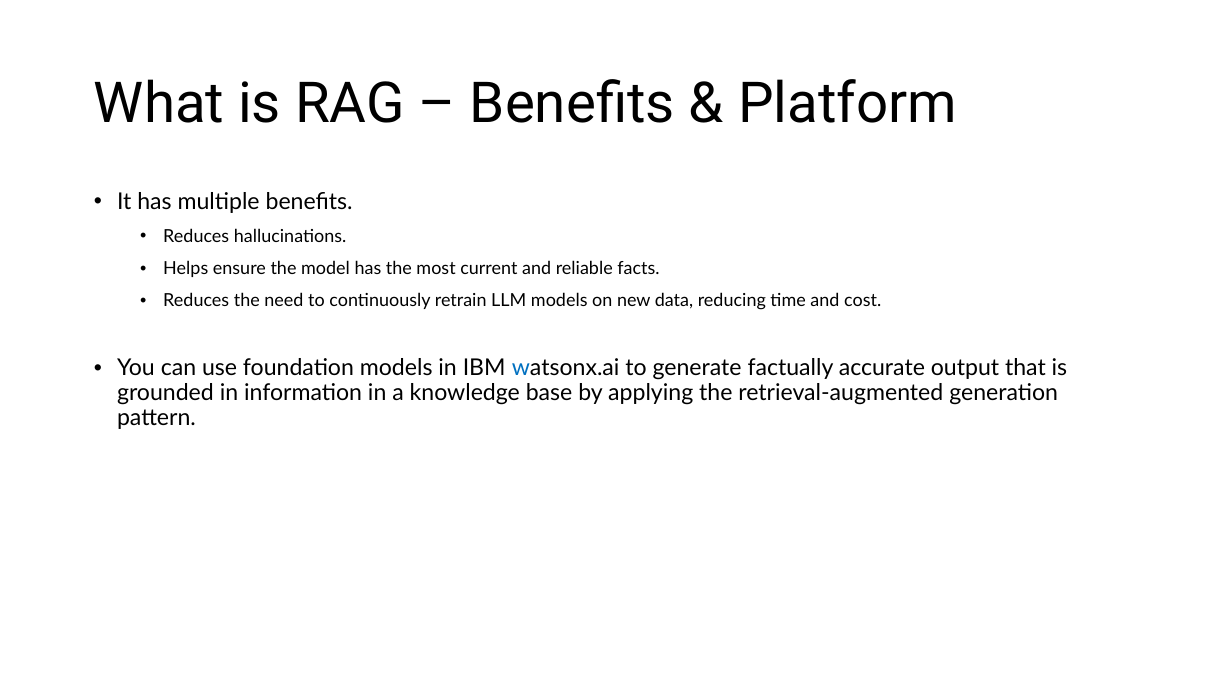
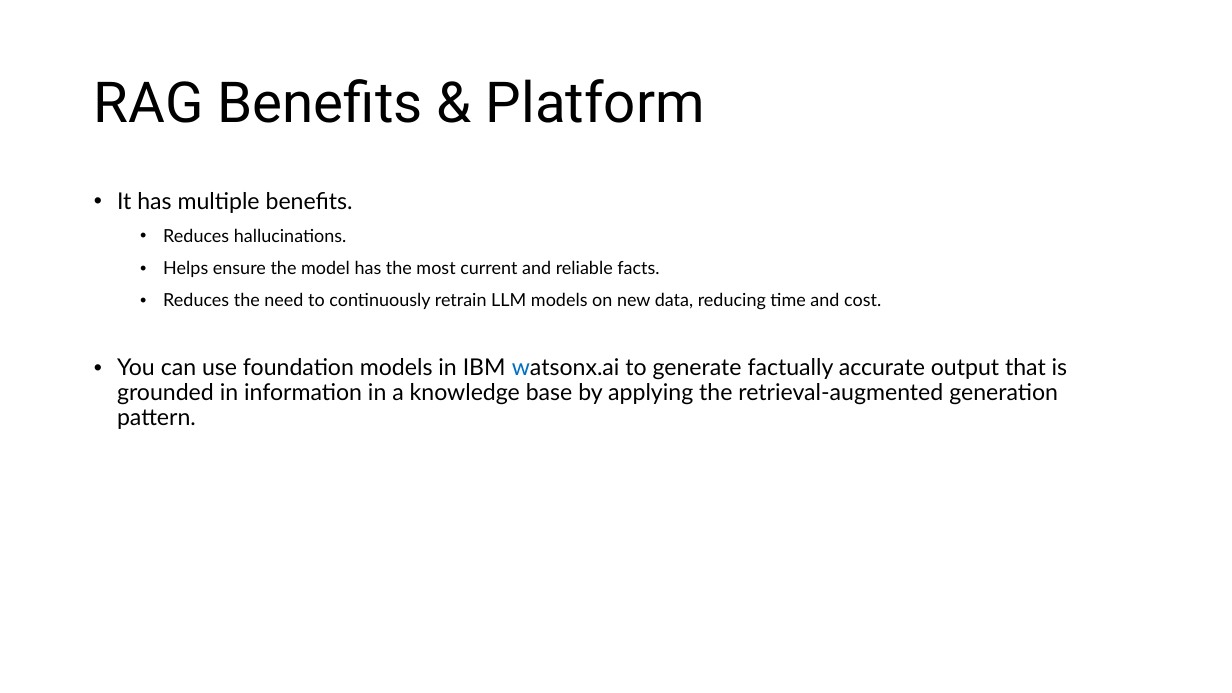
Before and after one commit to Haybu/NCU_CISCON_Conference_2024, a slide deck: slide 7 of wxai-conference_workshop_light.pptx. Drawn at 1232x693 pixels with LibreOffice and Linux fonts; fonts in the diff are those of the drawing. Boxes give left, top, right and bottom in pixels: in the first picture for what was removed or moved away, otherwise in the second. Text is boxed around its words. In the diff, an @@ line names an element or a change of style, - is before the commit and + after.

```diff
--- a/wxai-conference_workshop_light.pptx
+++ b/wxai-conference_workshop_light.pptx
@@ title at [94, 79, 705, 123]: text changed @@
-What is RAG – Benefits & Platform
+RAG Benefits & Platform
```
Also in this commit, not shown: 8 other slides changed, 2 other files.
